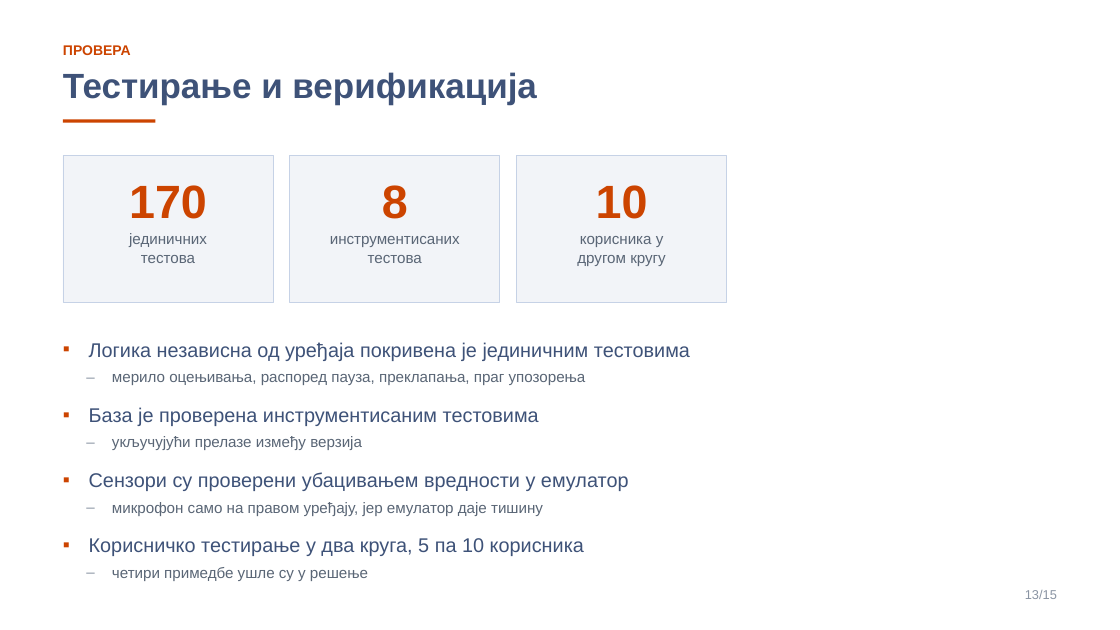
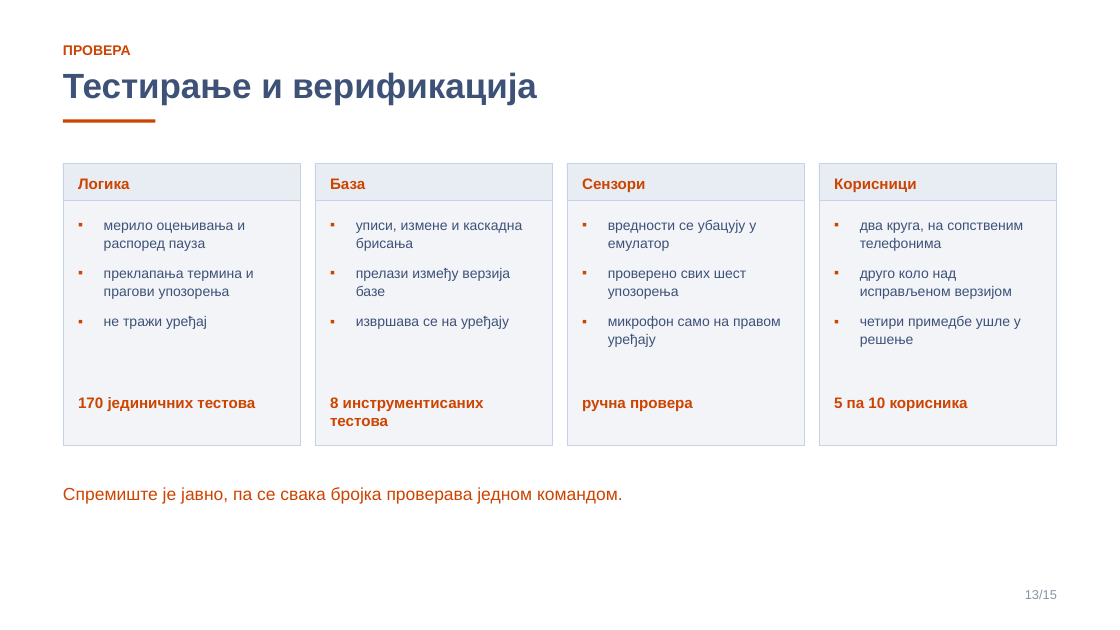
Before and after one commit to grabad1/pmu, a slide deck: slide 13 of rad/FocusGuard-prezentacija-svetla.pptx. Drawn at 1120x630 pixels with LibreOffice and Linux fonts; fonts in the diff are those of the drawing. Boxes give left, top, right and bottom in pixels: in the first picture for what was removed or moved away, otherwise in the second. Text is boxed around its words. In the diff, an @@ line names an element or a change of style, - is before the commit and + after.

```diff
--- a/rad/FocusGuard-prezentacija-svetla.pptx
+++ b/rad/FocusGuard-prezentacija-svetla.pptx
@@ rectangle resized from (x1=63, y1=155, x2=273, y2=302) to (x1=63, y1=164, x2=301, y2=445) @@
@@ rectangle added at (x1=63, y1=164, x2=301, y2=201), fill #E8ECF3, outline #C6D2E6 0.75 pt @@
@@ text added at (x1=78, y1=178, x2=129, y2=189), 13 pt, text #CC4400, bold @@
+Логика
@@ rectangle resized from (x1=290, y1=155, x2=500, y2=302) to (x1=315, y1=164, x2=553, y2=445) @@
@@ rectangle added at (x1=315, y1=164, x2=553, y2=201), fill #E8ECF3, outline #C6D2E6 0.75 pt @@
@@ text added at (x1=330, y1=178, x2=365, y2=189), 13 pt, text #CC4400, bold @@
+База
@@ rectangle resized from (x1=517, y1=155, x2=727, y2=302) to (x1=567, y1=164, x2=805, y2=445) @@
@@ rectangle added at (x1=567, y1=164, x2=805, y2=201), fill #E8ECF3, outline #C6D2E6 0.75 pt @@
@@ text added at (x1=582, y1=178, x2=645, y2=192), 13 pt, text #CC4400, bold @@
+Сензори
@@ rectangle added at (x1=819, y1=164, x2=1057, y2=445), fill #F2F4F8, outline #C6D2E6 0.75 pt @@
@@ rectangle added at (x1=819, y1=164, x2=1057, y2=201), fill #E8ECF3, outline #C6D2E6 0.75 pt @@
@@ text added at (x1=834, y1=178, x2=917, y2=192), 13 pt, text #CC4400, bold @@
+Корисници
@@ text removed at (x1=577, y1=185, x2=666, y2=266) @@
-10
-корисника у
-другом кругу
@@ text added at (x1=104, y1=222, x2=254, y2=329), 12 pt, text #3E5278 @@
+▪ мерило оцењивања и распоред пауза
+▪ преклапања термина и прагови упозорења
+▪ не тражи уређај
@@ text added at (x1=356, y1=222, x2=522, y2=329), 12 pt, text #3E5278 @@
+▪ уписи, измене и каскадна брисања
+▪ прелази између верзија базе
+▪ извршава се на уређају
@@ text added at (x1=608, y1=220, x2=781, y2=347), 12 pt, text #3E5278 @@
+▪ вредности се убацују у емулатор
+▪ проверено свих шест упозорења
+▪ микрофон само на правом уређају
@@ text added at (x1=860, y1=222, x2=1023, y2=347), 12 pt, text #3E5278 @@
+▪ два круга, на сопственим телефонима
+▪ друго коло над исправљеном верзијом
+▪ четири примедбе ушле у решење
@@ text removed at (x1=89, y1=342, x2=690, y2=581) @@
-▪ Логика независна од уређаја покривена је јединичним тестовима
-– мерило оцењивања, распоред пауза, преклапања, праг упозорења
-▪ База је проверена инструментисаним тестовима
-– укључујући прелазе између верзија
-▪ Сензори су проверени убацивањем вредности у емулатор
-– микрофон само на правом уређају, јер емулатор даје тишину
-▪ Корисничко тестирање у два круга, 5 па 10 корисника
-– четири примедбе ушле су у решење
@@ text at (x1=78, y1=397, x2=255, y2=411): text changed; text colour #5A6676 to #CC4400; bold on @@
-170
-јединичних
-тестова
+170 јединичних тестова
@@ text at (x1=330, y1=396, x2=484, y2=426): text changed; text colour #5A6676 to #CC4400; bold on @@
-8
-инструментисаних
-тестова
+8 инструментисаних тестова
@@ text added at (x1=582, y1=400, x2=693, y2=411), 13 pt, text #CC4400, bold @@
+ручна провера
@@ text added at (x1=834, y1=397, x2=968, y2=411), 13 pt, text #CC4400, bold @@
+5 па 10 корисника
@@ text added at (x1=63, y1=487, x2=623, y2=504), 15 pt, text #CC4400 @@
+Спремиште је јавно, па се свака бројка проверава једном командом.
```
Also in this commit, not shown: 6 other slides changed, 2 slides added, 2 slides removed, 3 other files.
